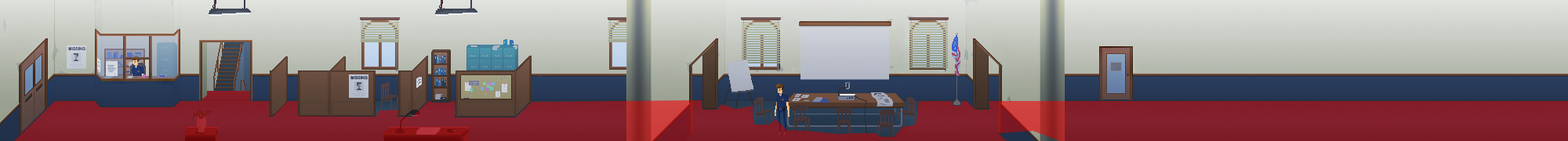
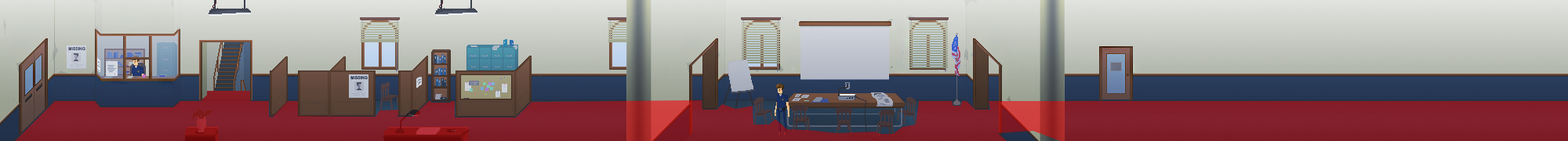
Layers edited between the first and the second w=1568, h=141 image:
painted on "tag(nav) navmesh()" over <box>14,102,903,141</box>
